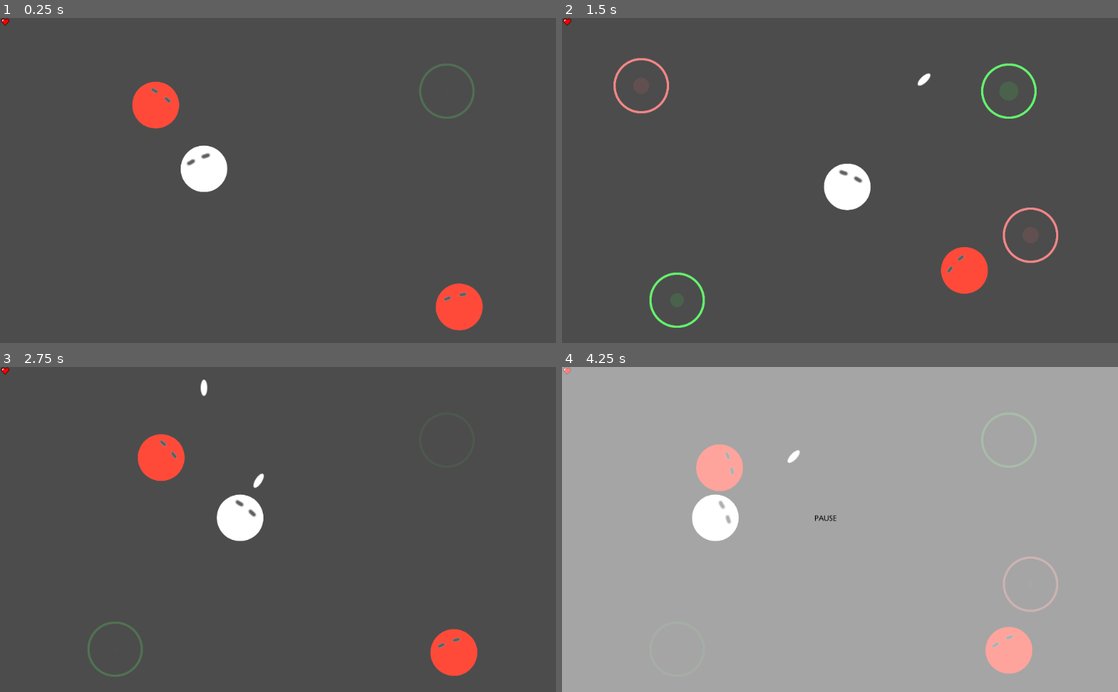
Above: before the commit, frames 1-4 (two rows, left to right).
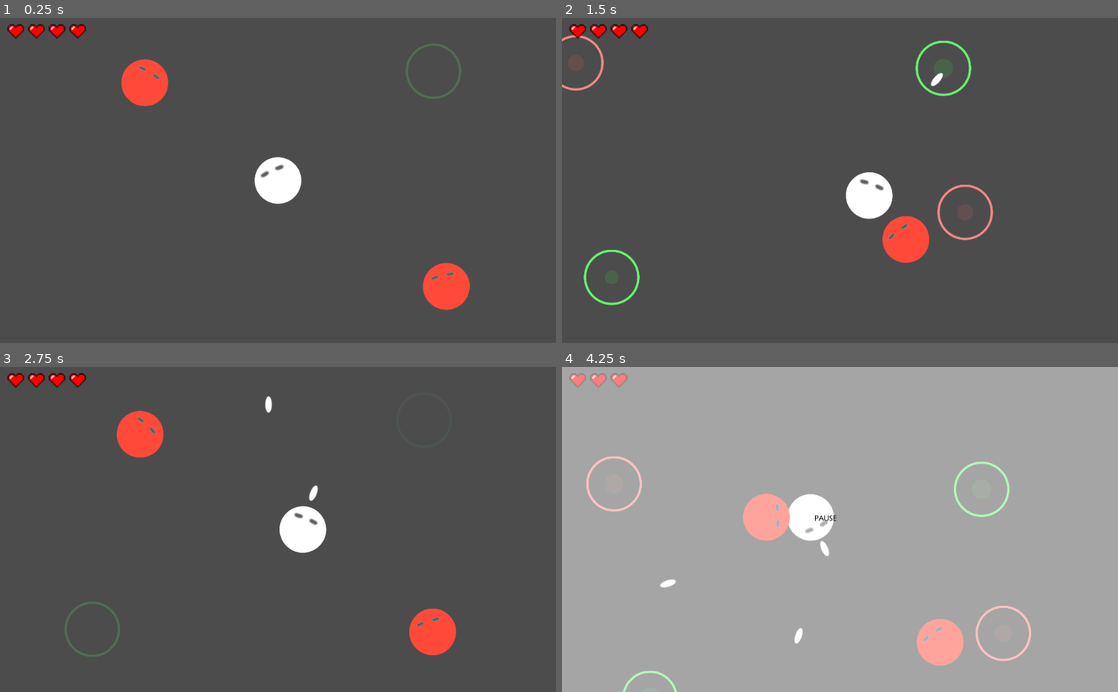
Above: after the commit, the same moments.

Repository: kmltml/gmtk2021
Game: Godot game, scene res://main.tscn
Same seed, same stepped clock (60 frames per second), same inputs: the game is played once before the commit and once after it. Sound files missing from this copy of the repository are replaced by a short silence.
Inputs (mouse positions are in pixels of both pictures, inside the frame that each line leads up to):
- Up to frame 1 (0.25 s): no input
- Up to frame 2 (1.5 s): move the mouse to (962, 164) at 0.52 s; press the mouse at (962, 164) at 0.53 s; hold D (move_right) 0.53-1.28 s; move the mouse to (728, 196) at 1.27 s; release the mouse at (728, 196) at 1.28 s; hold S (move_down) from 1.28 s (still down); click (728, 196) at 1.35 s
- Up to frame 3 (2.75 s): move the mouse to (333, 458) at 2.02 s; release S (move_down) at 2.03 s; press the mouse at (333, 458) at 2.03 s; hold D (move_right) from 2.03 s (still down)
- Up to frame 4 (4.25 s): move the mouse to (812, 594) at 2.77 s; release D (move_right) at 2.78 s; release the mouse at (812, 594) at 2.78 s; hold W (move_up) 2.78-3.53 s; click (812, 594) at 2.85 s; move the mouse to (1006, 578) at 3.52 s; press the mouse at (1006, 578) at 3.53 s; hold A (move_left) from 3.53 s (still down); tap Escape (ui_cancel) at 4.15 s

The runs differ from the first frame. In frame 1, 5.2% of the frame differs, in the area x 0-87%, y 0-97%; in frame 2, 5.6%; in frame 3, 5.9%; in frame 4, 7.0%, in the area x 0-90%, y 0-100%.

Commit message:
Add a camera

Diff:
--- a/hud/Hud.tscn
+++ b/hud/Hud.tscn
@@ -3,7 +3,9 @@
 [ext_resource path="res://hud/hud.gd" type="Script" id=1]
 [ext_resource path="res://hud/heart.png" type="Texture" id=2]
 
-[node name="Control" type="Control"]
+[node name="CanvasLayer" type="CanvasLayer"]
+
+[node name="Control" type="Control" parent="."]
 margin_right = 174.0
 margin_bottom = 97.0
 script = ExtResource( 1 )
@@ -11,16 +13,19 @@
 "_edit_use_anchors_": false
 }
 
-[node name="TextureRect" type="TextureRect" parent="."]
-margin_right = 76.0
-margin_bottom = 16.0
+[node name="TextureRect" type="TextureRect" parent="Control"]
+margin_left = 10.0
+margin_top = 10.0
+margin_right = 86.0
+margin_bottom = 26.0
+rect_scale = Vector2( 2, 2 )
 texture = ExtResource( 2 )
 stretch_mode = 2
 __meta__ = {
 "_edit_use_anchors_": false
 }
 
-[node name="BackGround" type="ColorRect" parent="TextureRect"]
+[node name="BackGround" type="ColorRect" parent="Control"]
 visible = false
 margin_right = 1026.0
 margin_bottom = 601.0
@@ -29,7 +34,7 @@
 "_edit_use_anchors_": false
 }
 
-[node name="Label" type="Label" parent="TextureRect/BackGround"]
+[node name="Label" type="Label" parent="Control/BackGround"]
 modulate = Color( 0, 0, 0, 1 )
 margin_left = 464.816
 margin_top = 272.622
--- a/hud/hud.gd
+++ b/hud/hud.gd
@@ -1,7 +1,7 @@
 extends Control
 
 onready var heart = $TextureRect
-onready var backGraund = $TextureRect/BackGround
+onready var backGround = $BackGround
 
 func _process(_delta):
     var playerHealth = Global.playerHealth
@@ -15,5 +15,5 @@
     if Input.is_action_just_pressed("ui_reset"):
         Global.levelScene.get_tree().reload_current_scene()
     if Input.is_action_just_pressed("ui_cancel"):
-        backGraund.visible = !backGraund.visible
+        backGround.visible = !backGround.visible
         Global.levelScene.get_tree().paused=!Global.levelScene.get_tree().paused
--- a/level/level.tscn
+++ b/level/level.tscn
@@ -8,20 +8,19 @@
 [ext_resource path="res://enemies/shooter/Shooter.tscn" type="PackedScene" id=6]
 
 [sub_resource type="RectangleShape2D" id=1]
-extents = Vector2( 743.309, 417.04 )
+extents = Vector2( 1000, 1000 )
 
 [node name="Scene" type="Node2D"]
 script = ExtResource( 4 )
 
 [node name="Player" parent="." instance=ExtResource( 5 )]
-position = Vector2( 375.663, 278.444 )
-player_health = 1
+player_health = 4
 
 [node name="Monster" parent="." instance=ExtResource( 2 )]
-position = Vector2( 273.724, 143.469 )
+position = Vector2( -262.813, -193.27 )
 
 [node name="Monster2" parent="." instance=ExtResource( 2 )]
-position = Vector2( 864.785, 543.771 )
+position = Vector2( 328.248, 207.032 )
 
 [node name="LevelBounds" type="Area2D" parent="."]
 collision_layer = 31
@@ -30,21 +29,20 @@
 
 [node name="CollisionShape2D" type="CollisionShape2D" parent="LevelBounds"]
 visible = false
-position = Vector2( 523.114, 282.189 )
 shape = SubResource( 1 )
 
 [node name="MonsterSpawner" parent="." instance=ExtResource( 3 )]
 modulate = Color( 0.403922, 1, 0.439216, 1 )
-position = Vector2( 823, 135 )
+position = Vector2( 286.463, -201.739 )
 spawned_monster = ExtResource( 6 )
 
 [node name="MonsterSpawner2" parent="." instance=ExtResource( 3 )]
 modulate = Color( 0.403922, 1, 0.439216, 1 )
-position = Vector2( 212, 521 )
+position = Vector2( -324.537, 184.261 )
 spawned_monster = ExtResource( 6 )
 
 [node name="MonsterSpawner3" parent="." instance=ExtResource( 3 )]
-position = Vector2( 146, 125 )
+position = Vector2( -390.537, -211.739 )
 
 [node name="MonsterSpawner4" parent="." instance=ExtResource( 3 )]
-position = Vector2( 863, 401 )
+position = Vector2( 326.463, 64.2614 )
--- a/player/Player.tscn
+++ b/player/Player.tscn
@@ -31,4 +31,14 @@
 position = Vector2( 0, -44.0972 )
 bullet_collision_mask = 2
 
+[node name="Camera2D" type="Camera2D" parent="."]
+current = true
+limit_left = -1000
+limit_top = -1000
+limit_right = 1000
+limit_bottom = 1000
+limit_smoothed = true
+smoothing_enabled = true
+smoothing_speed = 2.0
+
 [editable path="Gun"]
